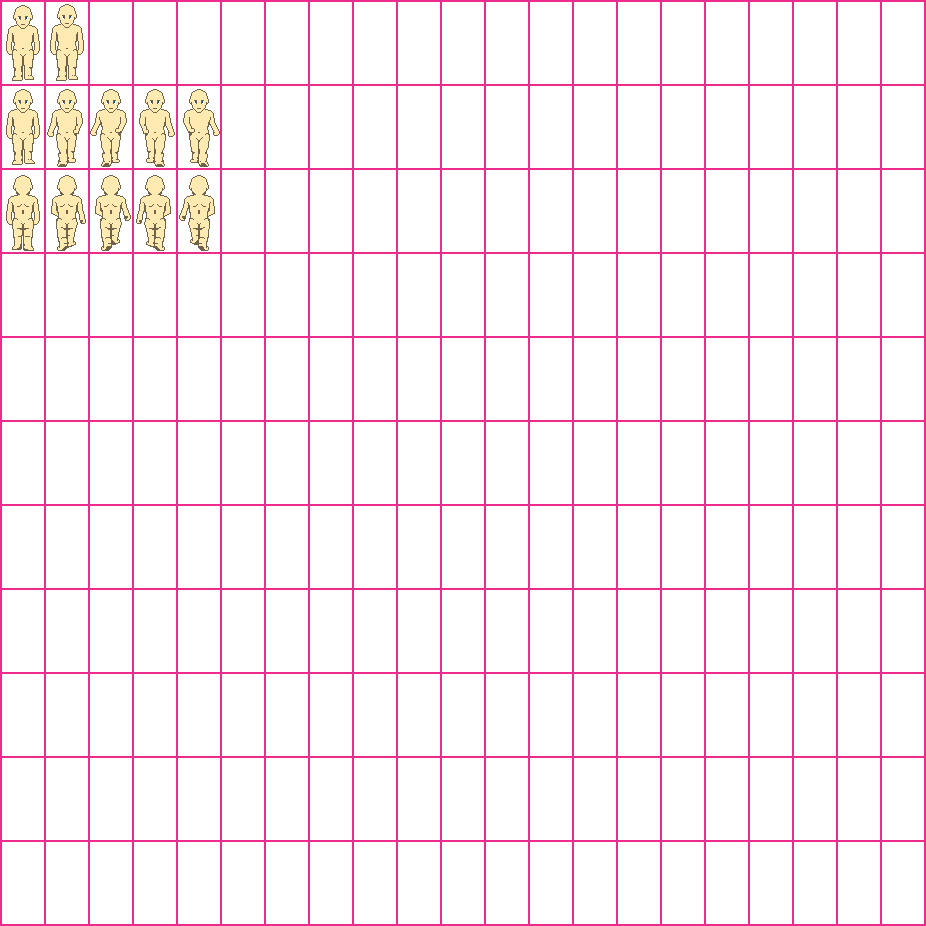
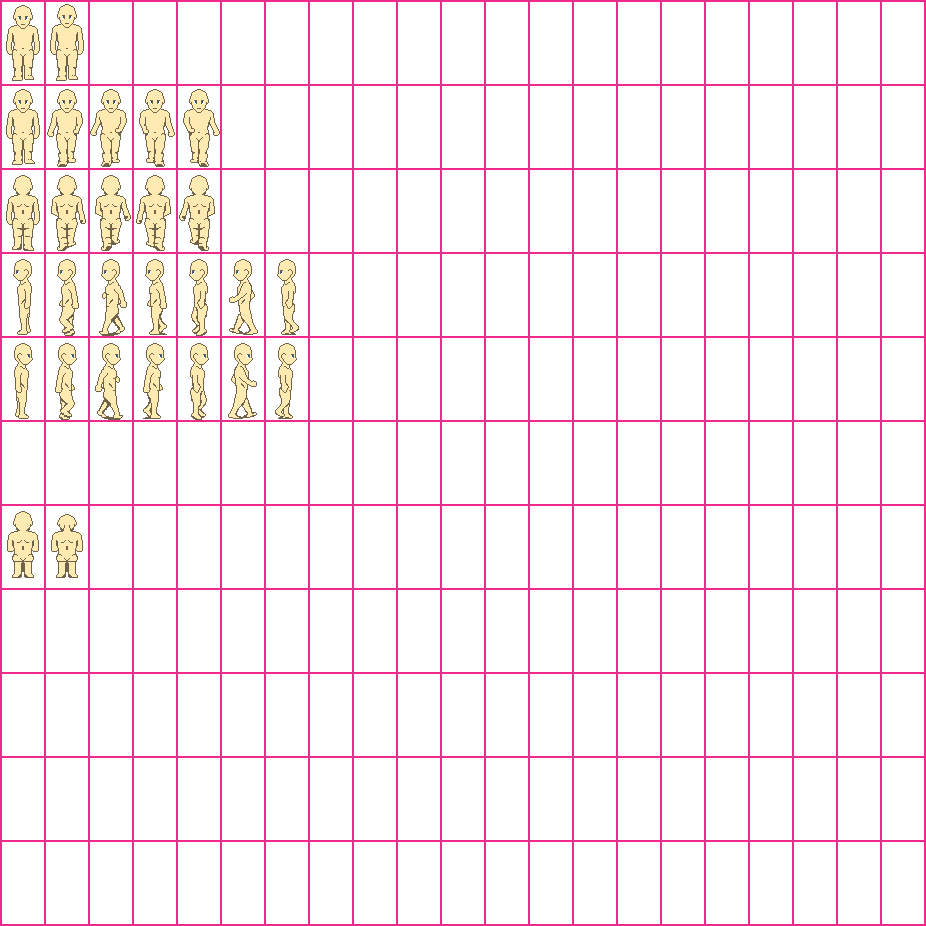
Layers edited between the first and the second 926px x 926px image:
added layer "Walk west 7" in group "Walk west" over [277, 259, 299, 335]
added layer "Walk west 6" in group "Walk west" over [229, 259, 258, 335]
added layer "Walk west 5" in group "Walk west" over [189, 259, 208, 336]
added layer "Walk west 4" in group "Walk west" over [145, 259, 167, 335]
added layer "Walk west 3" in group "Walk west" over [99, 259, 127, 336]
added layer "Walk west 2" in group "Walk west" over [57, 259, 79, 336]
added layer "Walk west 1" in group "Walk west" over [13, 259, 32, 335]
added layer "Walk east 7" in group "Walk east" over [275, 343, 297, 419]
added layer "Walk east 6" in group "Walk east" over [228, 343, 257, 419]
added layer "Walk east 5" in group "Walk east" over [190, 343, 240, 420]
added layer "Walk east 4" in group "Walk east" over [143, 343, 165, 419]
added layer "Walk east 3" in group "Walk east" over [95, 343, 123, 420]
added layer "Walk east 2" in group "Walk east" over [55, 343, 77, 420]
added layer "Walk east 1" in group "Walk east" over [14, 343, 33, 419]
added layer "At Snackbar 1" in group "At snackbar" over [51, 514, 83, 578]
added layer "At Snackbar 0" in group "At snackbar" over [7, 511, 39, 578]
